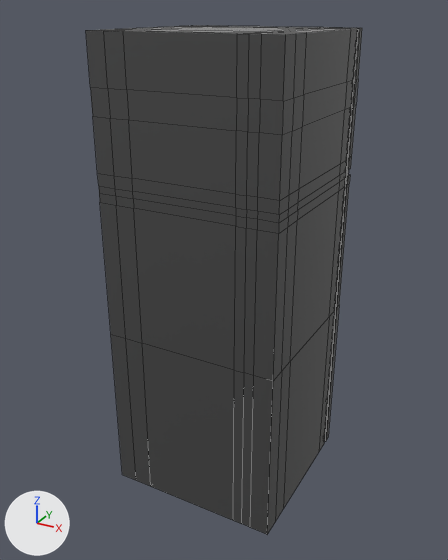
An edit to the FBX model Assets/Art/3DModels/Apartment/Fridge.fbx, drawn before and after from the same camera.
Both versions are drawn from a 50 mm camera at (1.36, -2.55, 2.41) aimed at (-0.03, -0.03, 1.15). Every picture has the same lights, and +X, +Y and +Z are marked at lower left. The older version comes first. Mesh edges are drawn as thin lines. Where no turn or scale is listed for an object, it has been applied to the vertices.

Names of what the first picture shows: 'Fridge'.
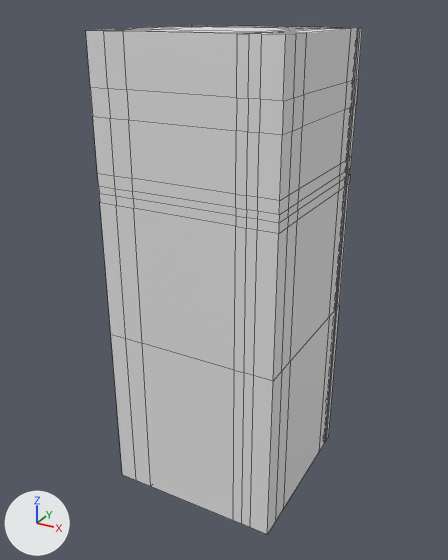
The newer file is also turned or shifted as a whole; pictures and numbers use the older file's frame.

Changed parts and their boxes [x1, y1, x2, y2] in the pictures (448 x 560 px):
```json
{"part": 1, "of": "me_cube_010", "change": "recoloured", "before": [86, 25, 362, 534], "after": [86, 25, 362, 534], "on screen": "dark grey to white"}
```

The change, as JSON lines over the scene's bpy script:
```json
{"op": "add", "block": "mat_atlas", "code": ["mat_atlas = principled_material('Atlas')", "mat_atlas.base_color = (0.8, 0.8, 0.8)  # white #e7e7e7"]}
{"block": "me_cube_010", "where": "me_cube_010.from_pydata(...)  # 408 vertices, 406 faces; spans x -0.44..0.44, y -0.44..0.43, z -0.34..1.98"}
{"block": "me_cube_010", "where": "# used by ob_fridge; location = (0.0, 0.0, 0.341)"}
{"op": "remove", "block": "me_cube_010", "code": "me_cube_010.materials.append(mat_goma)  # black #020202"}
{"op": "remove", "block": "me_cube_010", "code": "me_cube_010.materials.append(mat_metal_001)  # grey #767676"}
{"block": "me_cube_010", "change": "me_cube_010 part 1: all 356 faces that had it switch from mat_fridge (dark grey #5e5e5e) to mat_atlas (white #e7e7e7)"}
```
